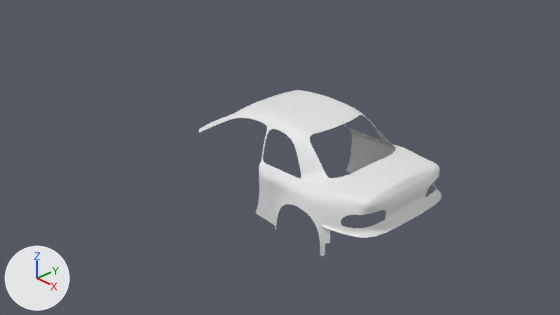
Renders of the Blender file subaru-impreza/impreza-22b-sti-1998.blend from each side of a commit.
Before and after are seen from the file's camera 'Camera'. Every picture has the same lights, and +X, +Y and +Z are marked at lower left.

The scene before the commit, as lines of its bpy script (objects in view):
```python
ob_capo = bpy.data.objects.new('Capo', me_plane_001)
ob_capo.location = (0.0, 0.0, 0.0)
ob_capo.scale = (0.5, -0.5, 0.5)
ob_entrada_aire_central = bpy.data.objects.new('Entrada aire central', me_plane_002)
ob_entrada_aire_central.location = (0.0, 0.0, 0.0)
ob_entrada_aire_central.scale = (0.5, -0.5, 0.5)
ob_lateral = bpy.data.objects.new('Lateral', me_plane_004)
ob_lateral.location = (0.0, 0.0, 0.0)
ob_lateral.scale = (0.5, -0.5, 0.5)
ob_lateral_trasero = bpy.data.objects.new('Lateral trasero', me_plane_008)
ob_lateral_trasero.location = (0.0, 0.0, 0.0)
ob_lateral_trasero.scale = (0.5, -0.5, 0.5)
ob_puerta = bpy.data.objects.new('Puerta', me_plane_005)
ob_puerta.location = (0.0, 0.0, 0.0)
ob_puerta.scale = (0.5, -0.5, 0.5)
```
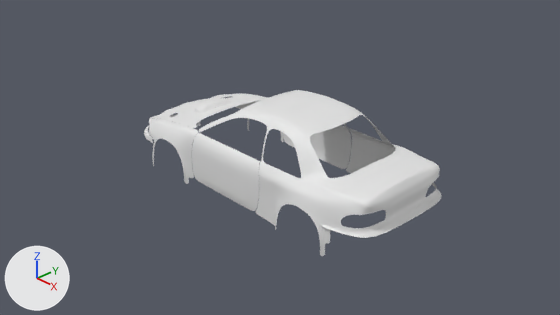
Pixel boxes [x1, y1, x2, y2] of what changed, in the pictures (560 x 315 px):
'Puerta', shown: after [192, 125, 351, 211]
'Lateral', shown: after [149, 93, 283, 184]
'Capo', shown: after [144, 94, 263, 143]
'Entrada aire central', shown: after [194, 98, 232, 113]

What the commit changed:
Object 'Capo' (ob_capo) is now shown.
Object 'Lateral' (ob_lateral) is now shown.
Object 'Entrada aire central' (ob_entrada_aire_central) is now shown.
Object 'Puerta' (ob_puerta) is now shown.
